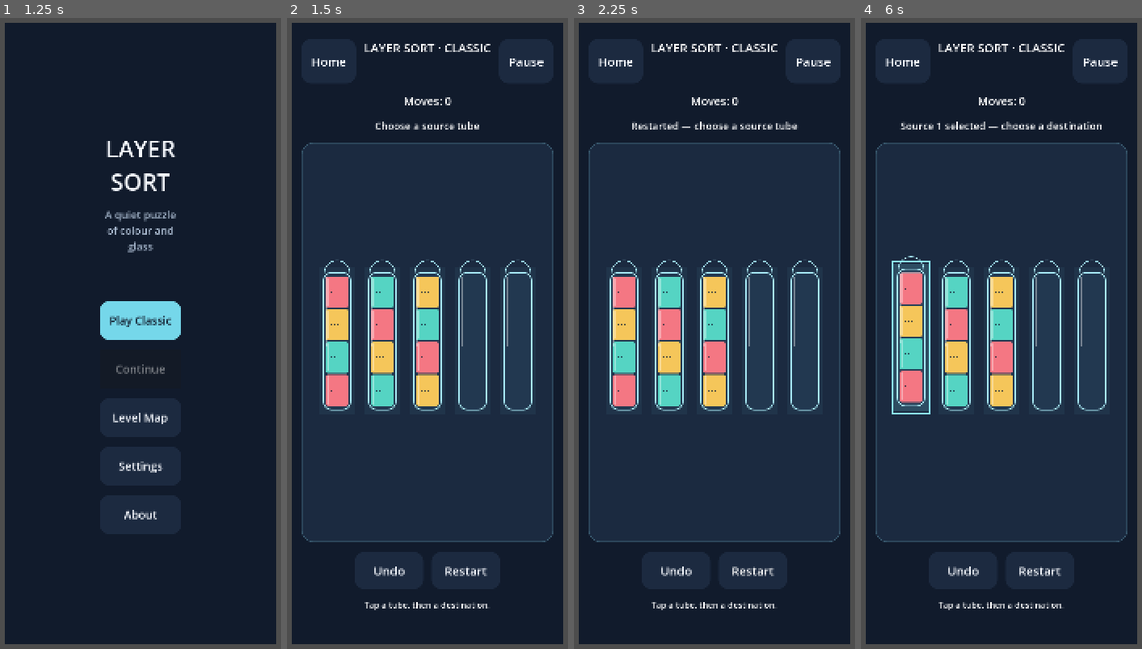
Above: before the commit, frames 1-4 (left to right).
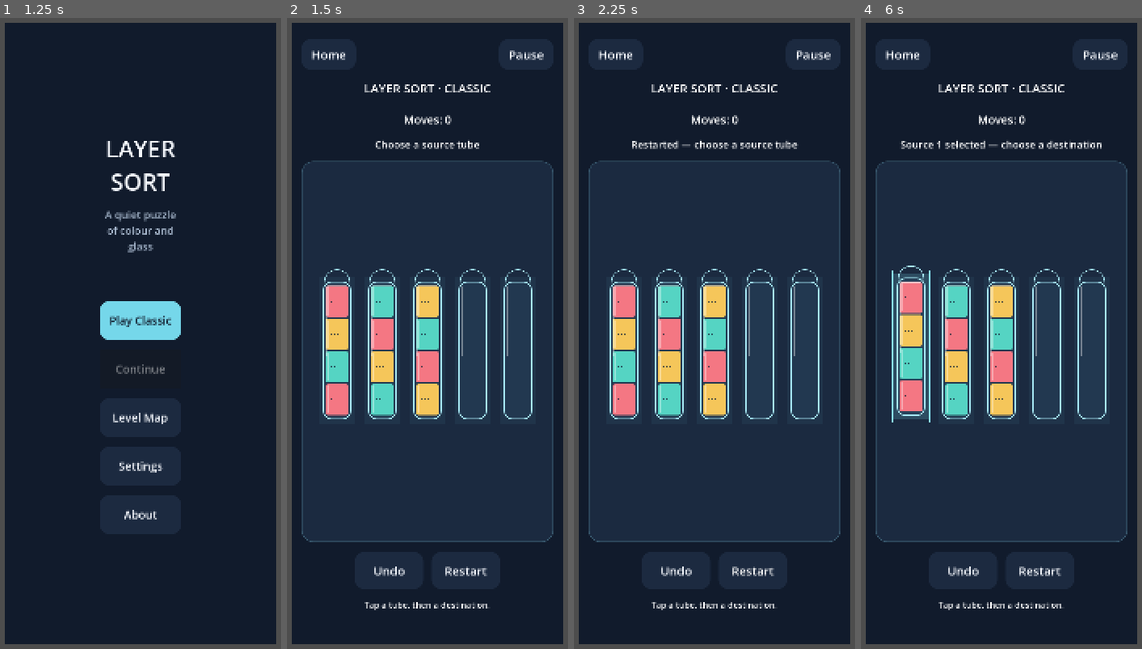
Above: after the commit, the same moments.

Repository: Yoseftext/layer-sort
Game: Godot game, scene res://scenes/navigation/root.tscn
Two runs of this game, one before a commit and one after it. Both use one fixed random seed, a clock stepped at 60 frames per second and the inputs below.
Inputs (mouse positions are in pixels of both pictures, inside the frame that each line leads up to):
- Up to frame 1 (1.25 s): tap Enter at 0.5 s; move the mouse to (205, 301) at 0.52 s; click (205, 301) at 0.67 s
- Up to frame 2 (1.5 s): click "Play Classic" at 1.25 s
- Up to frame 3 (2.25 s): click "Restart" at 2 s
- Up to frame 4 (6 s): click "Restart" at 2.75 s; click "Restart" at 3.5 s; click "Home" at 4.25 s; click "Play Classic" at 5 s; click (911, 339) at 5.77 s

Frame 1 is identical in both runs. In frame 2, 5.0% of the frame differs, in the area x 5-95%, y 4-64%; in frame 3, 5.3%; in frame 4, 5.7%, in the area x 5-95%, y 4-65%.

Commit message:
Give bilingual gameplay titles a full-width row

Diff:
--- a/scripts/ui/classic_game.gd
+++ b/scripts/ui/classic_game.gd
@@ -75,14 +75,18 @@
 	header.add_child(home)
 	home.pressed.connect(func() -> void: home_requested.emit())
 	var title: Label = _make_label(UiText.get_text("game_title", language), 30)
-	title.custom_minimum_size.y = 110
+	title.name = "GameTitle"
+	title.custom_minimum_size.y = 56
 	title.size_flags_horizontal = Control.SIZE_EXPAND_FILL
-	header.add_child(title)
+	var header_space: Control = Control.new()
+	header_space.size_flags_horizontal = Control.SIZE_EXPAND_FILL
+	header.add_child(header_space)
 	var pause: Button = _make_button(UiText.get_text("pause", language))
 	pause.name = "PauseButton"
 	pause.custom_minimum_size = Vector2(112, 76)
 	header.add_child(pause)
 	pause.pressed.connect(func() -> void: pause_requested.emit())
+	layout.add_child(title)
 	_moves = _make_label(UiText.get_text("moves", language) % 0, 28)
 	layout.add_child(_moves)
 	_status = _make_label(UiText.get_text("choose", language), 25)
--- a/tests/visual/gameplay_visual_test.gd
+++ b/tests/visual/gameplay_visual_test.gd
@@ -43,6 +43,8 @@
 	await process_frame
 	await process_frame
 	check(arabic.layout_direction == Control.LAYOUT_DIRECTION_RTL, "Arabic screen is RTL")
+	var title: Label = arabic.find_child("GameTitle", true, false) as Label
+	check(title.size.x >= 600.0 and title.get_line_count() > 0, "Arabic title has a dedicated full-width row")
 	check(arabic._views[0].global_position.x < arabic._views[1].global_position.x, "tube order is not mirrored")
 	await _capture("gameplay-ar.png")
 	arabic._on_tube_pressed(0)
